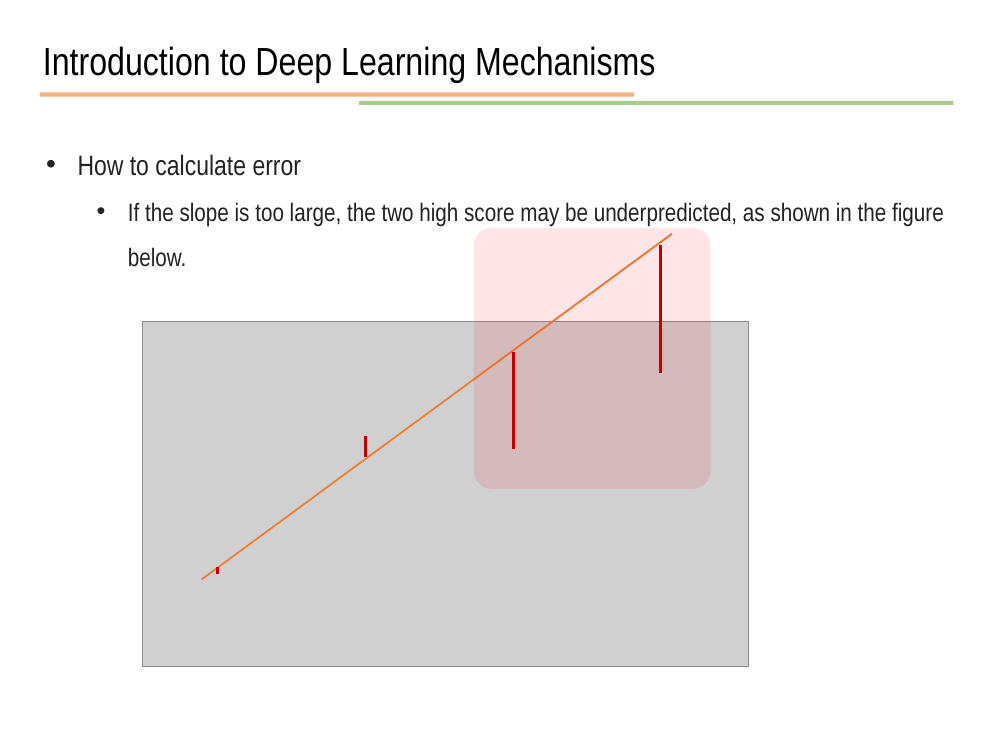
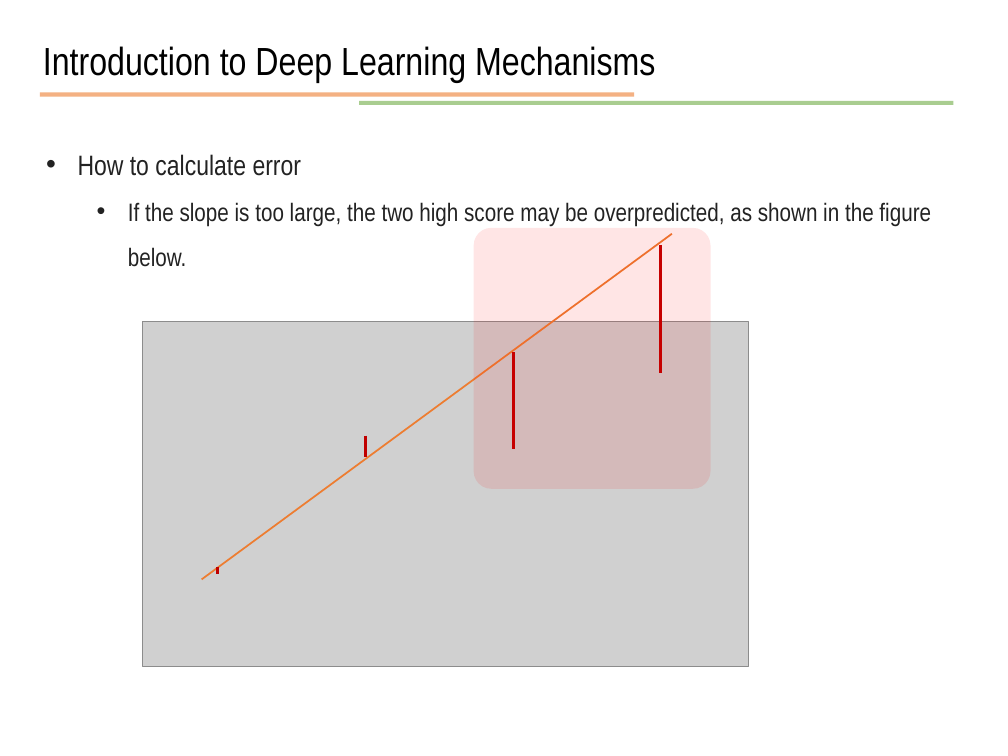
Before and after one commit to JunetaeKim/DeepLearningClass, a slide deck: slide 44 of Week4/week4 Deep learning mechanism.pptx. Drawn at 1008x756 pixels with LibreOffice and Linux fonts; fonts in the diff are those of the drawing; grey boxes stand for pictures. Boxes give left, top, right and bottom in pixels: in the first picture for what was removed or moved away, otherwise in the second. Text is boxed around its words. In the diff, an @@ line names an element or a change of style, - is before the commit and + after.

```diff
--- a/Week4/week4 Deep learning mechanism.pptx
+++ b/Week4/week4 Deep learning mechanism.pptx
@@ text at (128, 202, 931, 267): text changed @@
-  • If the slope is too large, the two high score may be underpredicted, as shown in the figure below.
+  • If the slope is too large, the two high score may be overpredicted, as shown in the figure below.
```
Also in this commit, not shown: 2 other slides changed.
